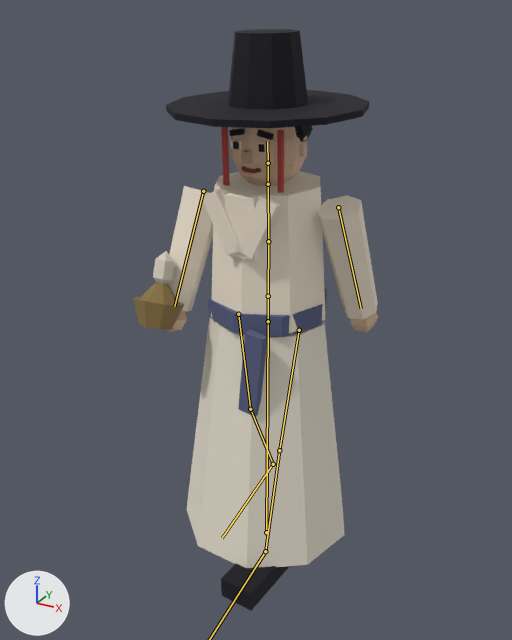
What one commit did to the glTF model assets3d/npcs/npc_N103.glb.
Both versions are drawn from a 50 mm camera at (1.067, -2.029, 1.944) aimed at (-0.028, -0.039, 0.949). Lighting does not change. The marker at lower left points along +X, +Y and +Z. The first picture is the older version. Both versions are drawn at frame 14 of the action 'Walk'; the numbers are the values there. The bones that change, and the others that lie on the model, are drawn over the model as lines.

In view in the first picture: 'npc_N103_part0', 'npc_N103_part1', 'npc_N103_part10', 'npc_N103_part11', 'npc_N103_part12', 'npc_N103_part2', 'npc_N103_part3', 'npc_N103_part4', 'npc_N103_part5', 'npc_N103_part6', 'npc_N103_part7', 'npc_N103_part8'.
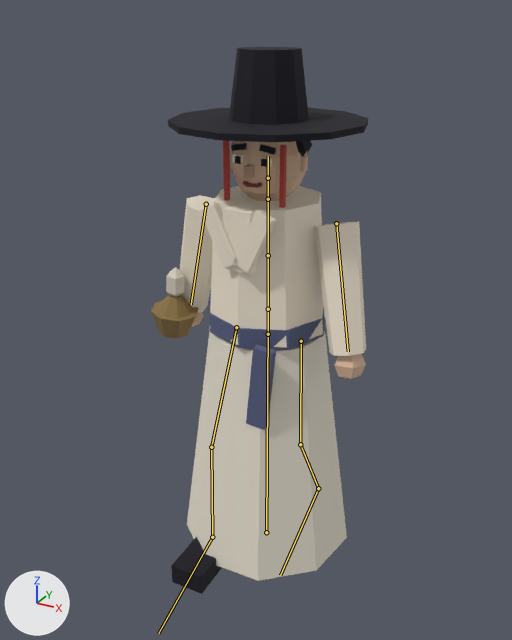
The change in detail:
Bone 'Hips' (bone_hips) moves from (0.0, 0.001, 0.0) to (0.0, -0.047, 0.0).
Bone 'Hips' (bone_hips) turns from (0, -5, 0) to (0, 2, 0) degrees about its own x, y and z.
Bone 'Spine' (bone_spine) turns from (0, 0, 0) to (0, -1, 0) degrees about its own x, y and z.
Bone 'Chest' (bone_chest) turns from (2, 7, 0) to (0, -2, 0) degrees about its own x, y and z.
Bone 'Head' (bone_head) turns from (0, -3, 0) to (-1, 3, 0) degrees about its own x, y and z.
Bone 'UpperArm.L' (bone_upperarm_l) turns from (17, 2, 2) to (-10, -1, -7) degrees about its own x, y and z.
Bone 'UpperArm.R' (bone_upperarm_r) turns from (-21, 3, 2) to (2, 0, 6) degrees about its own x, y and z.
Bone 'UpperLeg.L' (bone_upperleg_l) turns from (-15, 0, 0) to (3, 0, 0) degrees about its own x, y and z.
Bone 'LowerLeg.L' (bone_lowerleg_l) turns from (3, 0, 0) to (28, 0, 0) degrees about its own x, y and z.
Bone 'Foot.L' (bone_foot_l) turns from (13, 0, 0) to (-28, 0, 0) degrees about its own x, y and z.
Bone 'UpperLeg.R' (bone_upperleg_r) turns from (10, 0, 0) to (-27, 0, 0) degrees about its own x, y and z.
Bone 'LowerLeg.R' (bone_lowerleg_r) turns from (16, 0, 0) to (25, 0, 0) degrees about its own x, y and z.
Bone 'Foot.R' (bone_foot_r) turns from (-26, 0, 0) to (2, 0, 0) degrees about its own x, y and z.

Pixel boxes (x1, y1, x2, y2) of what changed, in the pictures (512 x 640 px):
'npc_N103_part1', posed: before (186, 317, 345, 568); after (187, 331, 347, 581)
'npc_N103_part3', posed (11% narrower): before (167, 140, 378, 333); after (179, 154, 366, 356)
'npc_N103_part0', posed (6% shorter): before (166, 29, 369, 611); after (168, 47, 368, 594)
'npc_N103_part2', posed: before (208, 288, 327, 417); after (210, 307, 324, 430)
'npc_N103_part4', posed (17% narrower, 17% taller): before (167, 127, 378, 332); after (192, 141, 366, 380)
'npc_N103_part11', posed (6% shorter): before (133, 283, 184, 330); after (151, 294, 199, 338)
'npc_N103_part10', posed: before (221, 127, 284, 193); after (223, 141, 287, 208)
'npc_N103_part12', posed (13% narrower, 9% shorter): before (153, 251, 175, 284); after (166, 267, 185, 297)
'npc_N103_part6', posed (6% taller): before (229, 126, 313, 141); after (231, 141, 312, 157)
bone 'Hips', root to tip: before (268, 321) to (268, 296); after (268, 334) to (268, 309)
bone 'Spine', root to tip: before (268, 296) to (268, 241); after (268, 309) to (268, 255)
bone 'Chest', root to tip: before (268, 241) to (268, 184); after (268, 255) to (268, 199)
bone 'Head', root to tip: before (268, 163) to (267, 141); after (268, 178) to (268, 156)
bone 'UpperArm.L', root to tip: before (338, 207) to (361, 308); after (336, 223) to (348, 351)
bone 'UpperArm.R', root to tip: before (203, 191) to (174, 306); after (206, 204) to (191, 304)
bone 'UpperLeg.L', root to tip: before (299, 330) to (279, 450); after (301, 341) to (300, 444)
bone 'LowerLeg.L', root to tip: before (279, 450) to (265, 551); after (300, 444) to (318, 488)
bone 'UpperLeg.R', root to tip: before (238, 314) to (250, 409); after (236, 327) to (211, 447)
bone 'LowerLeg.R', root to tip: before (250, 409) to (273, 464); after (211, 447) to (212, 537)
bone 'Foot.R', root to tip: before (273, 464) to (222, 538); after (212, 537) to (158, 633)
